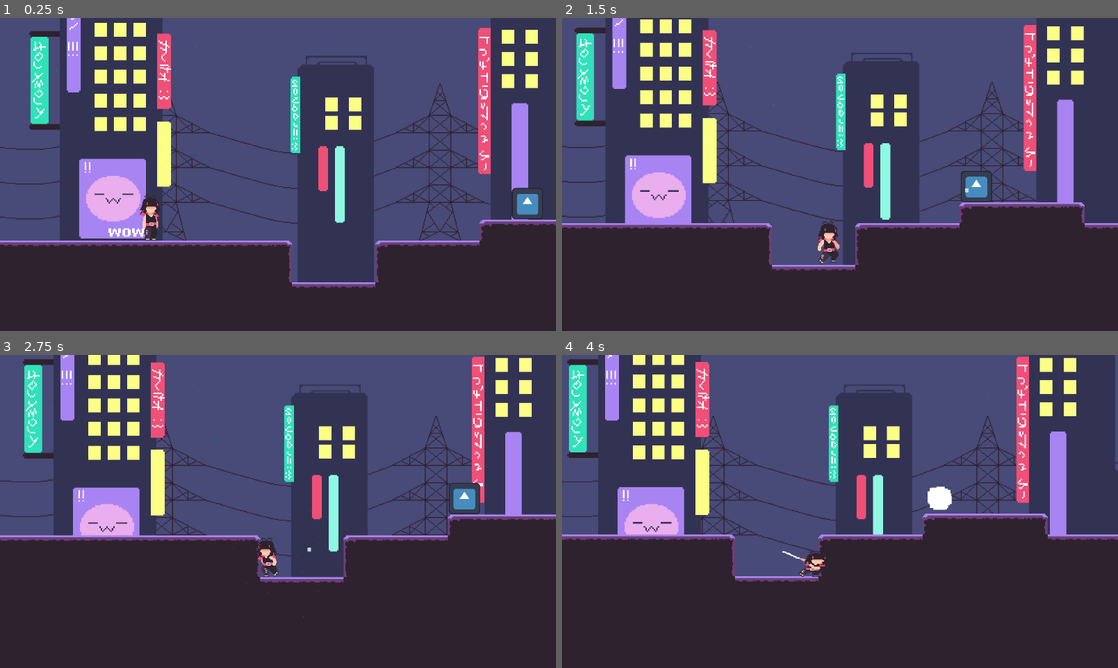
Above: before the commit, frames 1-4 (two rows, left to right).
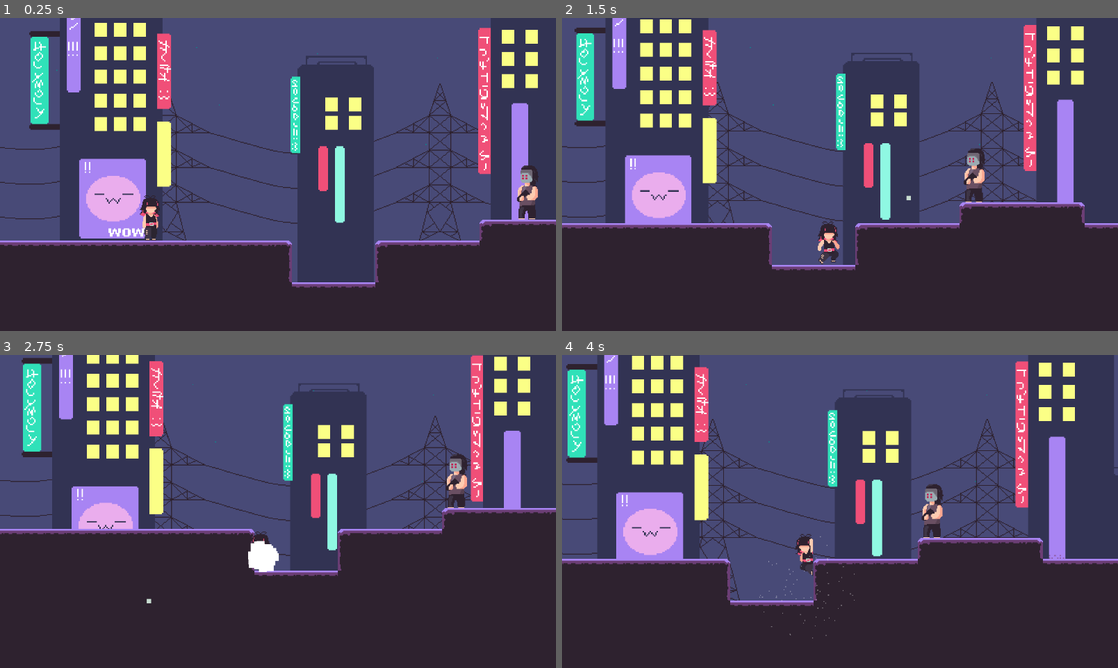
Above: after the commit, the same moments.

Repository: Starlivht/YippeeGodot
Game: Godot game, scene res://Scenes/game_test_room.tscn
The game is run twice, just before and just after one commit, with the same random seed, the same clock (stepped at 60 frames per second) and the same inputs. The engine's default icon, where the game draws it, is replaced by a stand-in: a white triangle on a blue panel in a dark square.
Inputs:
- Up to frame 1 (0.25 s): no input
- Up to frame 2 (1.5 s): hold D (move_right) from 0.53 s (still down); tap J (attack) at 0.6 s; tap Space (jump) at 0.77 s; tap K (slide) at 1.35 s
- Up to frame 3 (2.75 s): tap Space (jump) at 1.52 s; release D (move_right) at 2.03 s; hold A (move_left) from 2.03 s (still down); tap J (attack) at 2.1 s
- Up to frame 4 (4 s): release A (move_left) at 2.78 s; hold D (move_right) from 2.78 s (still down); tap K (slide) at 2.85 s; tap Space (jump) at 3.02, 3.77 s; tap J (attack) at 3.6 s

The runs differ from the first frame. In frame 1, 0.7% of the frame differs, in the area x 92-98%, y 47-65%; in frame 2, 0.7%; in frame 3, 10%; in frame 4, 18%, in the area x 0-100%, y 0-91%.

Commit message:
enemy sprite !!!! also reworked pewpew times

Diff:
--- a/Scenes/bullet.tscn
+++ b/Scenes/bullet.tscn
@@ -7,7 +7,6 @@
 size = Vector2(5, 4.98438)
 
 [node name="Bullet" type="Area2D"]
-scale = Vector2(3, 3)
 collision_layer = 8
 collision_mask = 7
 script = ExtResource("1_ytkpj")
--- a/Scenes/enemy.tscn
+++ b/Scenes/enemy.tscn
@@ -1,8 +1,8 @@
 [gd_scene load_steps=11 format=3 uid="uid://cmx6ehdgnjm6e"]
 
 [ext_resource type="Script" path="res://Scripts/enemy.gd" id="1_cibba"]
-[ext_resource type="Texture2D" uid="uid://glwokuo00ilw" path="res://icon.svg" id="1_fp38i"]
 [ext_resource type="Shader" path="res://Shaders/hitflash.gdshader" id="2_ngaig"]
+[ext_resource type="Texture2D" uid="uid://ns8vu2c57vng" path="res://Assets/Sprites/enemy1.png" id="3_v3c0h"]
 [ext_resource type="PackedScene" uid="uid://ccamlqucobk1f" path="res://Scenes/health_component.tscn" id="4_cow7g"]
 
 [sub_resource type="RectangleShape2D" id="RectangleShape2D_14tui"]
@@ -14,7 +14,7 @@
 shader_parameter/active = false
 
 [sub_resource type="RectangleShape2D" id="RectangleShape2D_c2wx6"]
-size = Vector2(128, 128)
+size = Vector2(20, 53)
 
 [sub_resource type="Animation" id="Animation_qr3ed"]
 resource_name = "hitflash"
@@ -49,8 +49,8 @@
 
 [sub_resource type="AnimationLibrary" id="AnimationLibrary_84gj5"]
 _data = {
-&"hitflash": SubResource("Animation_qr3ed"),
-&"RESET": SubResource("Animation_jinrd")
+&"RESET": SubResource("Animation_jinrd"),
+&"hitflash": SubResource("Animation_qr3ed")
 }
 
 [node name="Enemy" type="CharacterBody2D"]
@@ -59,17 +59,19 @@
 script = ExtResource("1_cibba")
 
 [node name="PlayerCheck" type="Area2D" parent="."]
+visible = false
 collision_layer = 0
 
 [node name="CollisionShape2D" type="CollisionShape2D" parent="PlayerCheck"]
-scale = Vector2(13, 6.5)
+scale = Vector2(3.5, 1.751)
 shape = SubResource("RectangleShape2D_14tui")
 
 [node name="Sprite2D" type="Sprite2D" parent="."]
 material = SubResource("ShaderMaterial_k0oag")
-texture = ExtResource("1_fp38i")
+texture = ExtResource("3_v3c0h")
 
 [node name="CollisionShape2D" type="CollisionShape2D" parent="."]
+position = Vector2(0, 4.5)
 shape = SubResource("RectangleShape2D_c2wx6")
 
 [node name="AnimationPlayer" type="AnimationPlayer" parent="."]
@@ -82,12 +84,12 @@
 max_health = 1.0
 
 [node name="RayCast2D" type="RayCast2D" parent="."]
-position = Vector2(-68, 0)
-target_position = Vector2(0, 76)
+position = Vector2(-10, 0)
+target_position = Vector2(0, 33)
 collision_mask = 4
 
 [node name="ShootTimer" type="Timer" parent="."]
-wait_time = 0.5
+wait_time = 0.4
 
 [connection signal="body_entered" from="PlayerCheck" to="." method="_on_player_check_body_entered"]
 [connection signal="body_exited" from="PlayerCheck" to="." method="_on_player_check_body_exited"]
--- a/Scenes/game_test_room.tscn
+++ b/Scenes/game_test_room.tscn
@@ -189,7 +189,6 @@
 tile_set = SubResource("TileSet_d3grd")
 
 [node name="Enemy" parent="." instance=ExtResource("8_chqj3")]
-position = Vector2(618, 24)
-scale = Vector2(0.281929, 0.281929)
+position = Vector2(618, 14)
 
 [connection signal="call_freeze_frame" from="Player" to="." method="frameFreeze"]
--- a/Scripts/bullet.gd
+++ b/Scripts/bullet.gd
@@ -2,7 +2,7 @@
 
 var target := Node2D
 var sender := Node2D
-var speed := 2500
+var speed := 1200
 var trajectory : Vector2
 const EXPLOSION = preload("res://Scenes/explosion.tscn")
 var explosion_strenght = 20
--- a/Scripts/enemy.gd
+++ b/Scripts/enemy.gd
@@ -44,6 +44,9 @@
 
 
 func _on_shoot_timer_timeout() -> void:
+	shoot_timer.stop()
+	shoot_timer.wait_time = 1
+	shoot_timer.start()
 	var bullet = BULLET.instantiate()
 	bullet.target = target
 	bullet.sender = self
@@ -54,6 +57,7 @@
 		state = Patrol
 		target = null
 		shoot_timer.stop()
+		shoot_timer.wait_time = 0.4
 
 
 func _on_player_check_body_entered(body: Node2D) -> void:
Binary file added: Assets/Sprites/enemy1.png
Not shown, added: Assets/Sprites/enemy1.png.import
